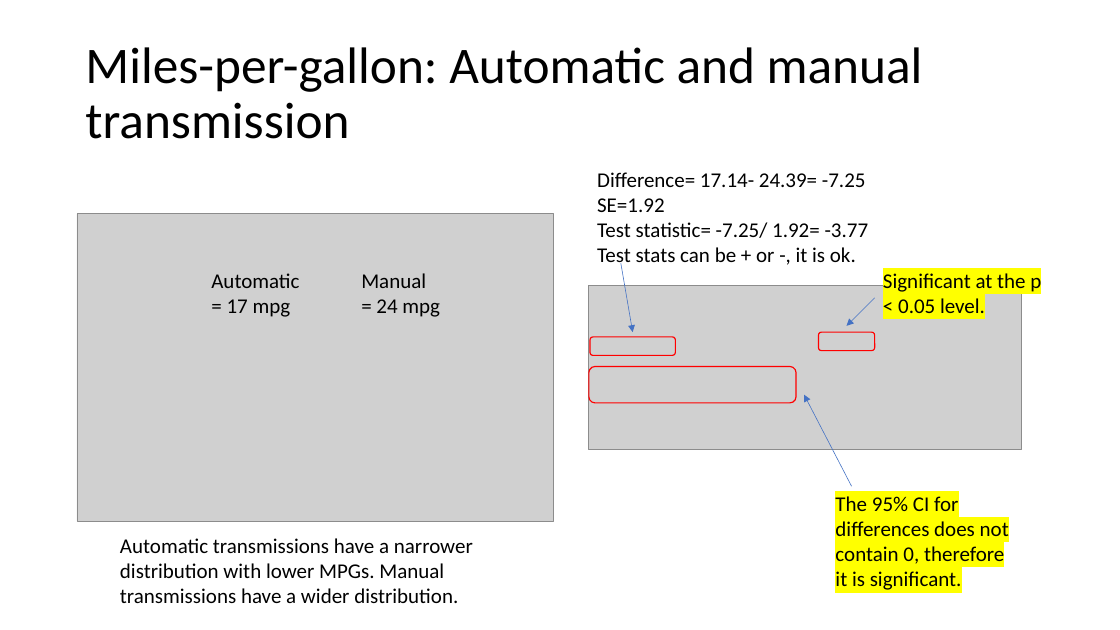
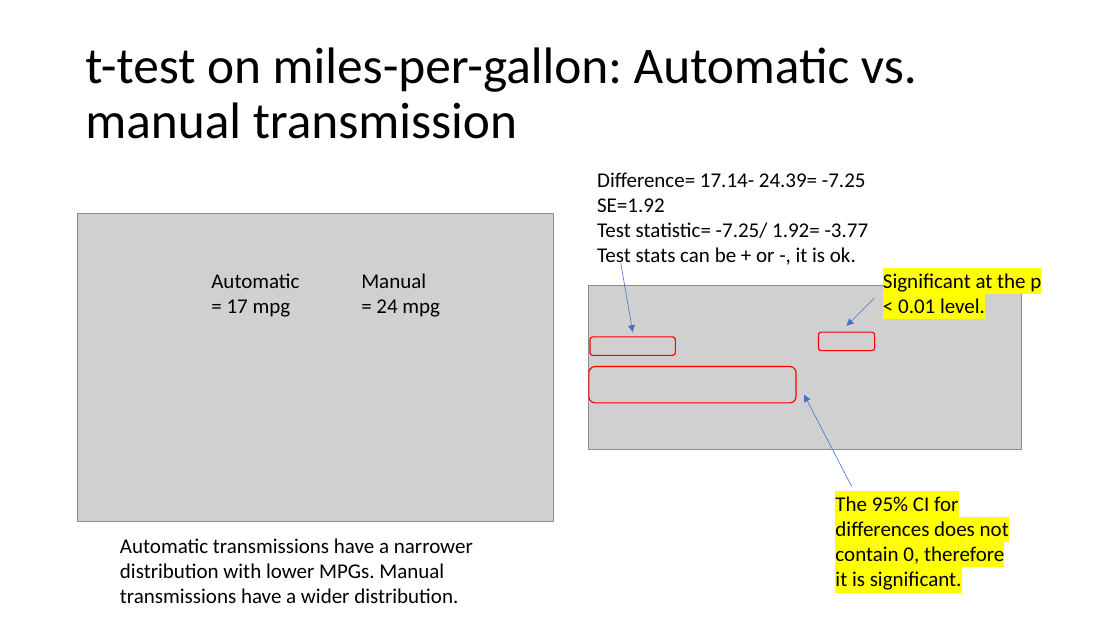
Before and after one commit to szuniga07/Statistics, a slide deck: slide 11 of Stats Course Week 4.pptx. Drawn at 1120x630 pixels with LibreOffice and Linux fonts; fonts in the diff are those of the drawing; grey boxes stand for pictures. Boxes give left, top, right and bottom in pixels: in the first picture for what was removed or moved away, otherwise in the second. Text is boxed around its words. In the diff, an @@ line names an element or a change of style, - is before the commit and + after.

```diff
--- a/Stats Course Week 4.pptx
+++ b/Stats Course Week 4.pptx
@@ title at (x1=85, y1=47, x2=917, y2=139): text changed @@
-Miles-per-gallon: Automatic and manual transmission
+t-test on miles-per-gallon: Automatic vs. manual transmission
@@ text at (x1=883, y1=273, x2=1041, y2=313): text changed @@
-Significant at the p < 0.05 level.
+Significant at the p < 0.01 level.
```
Also in this commit, not shown: 5 other slides changed.
